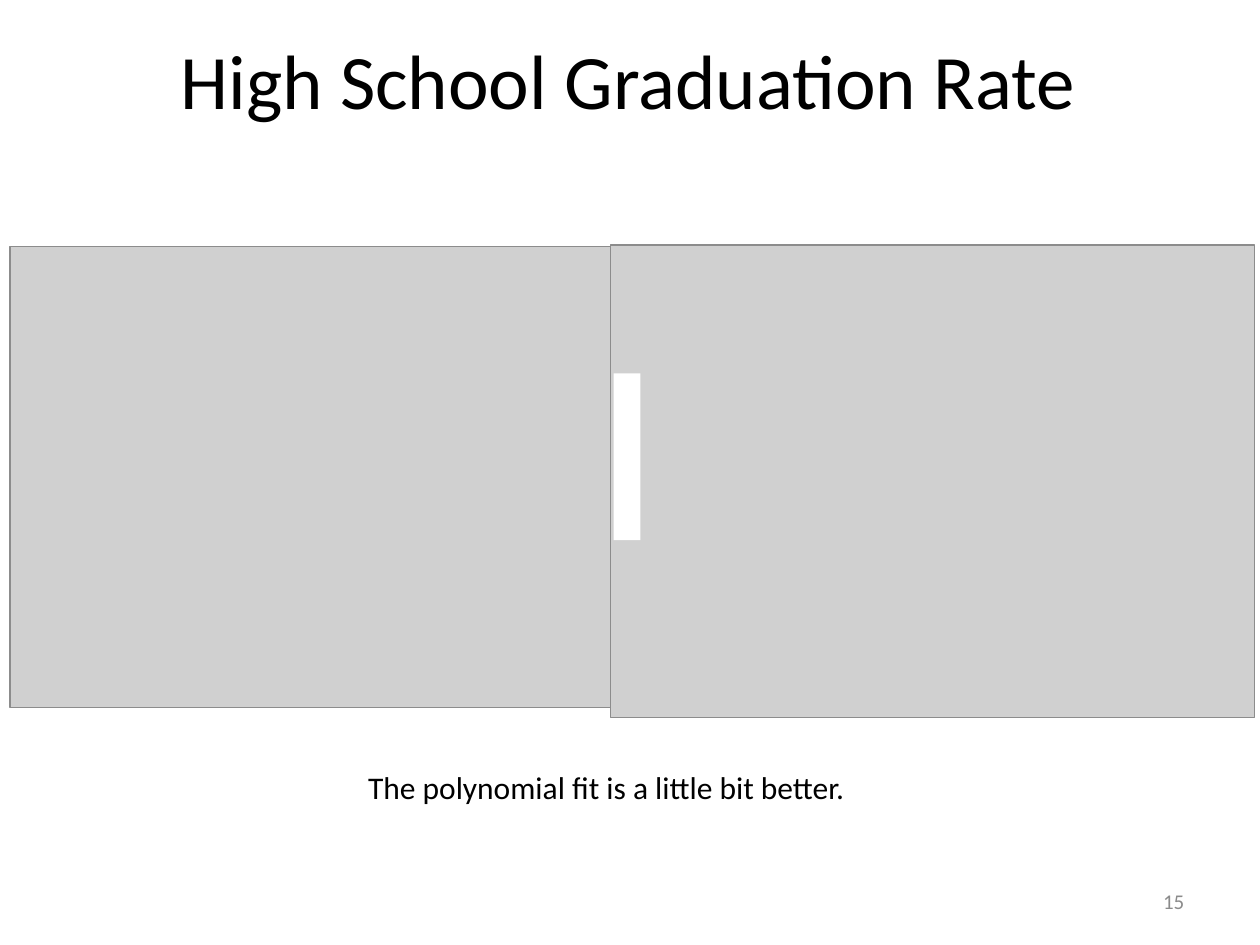
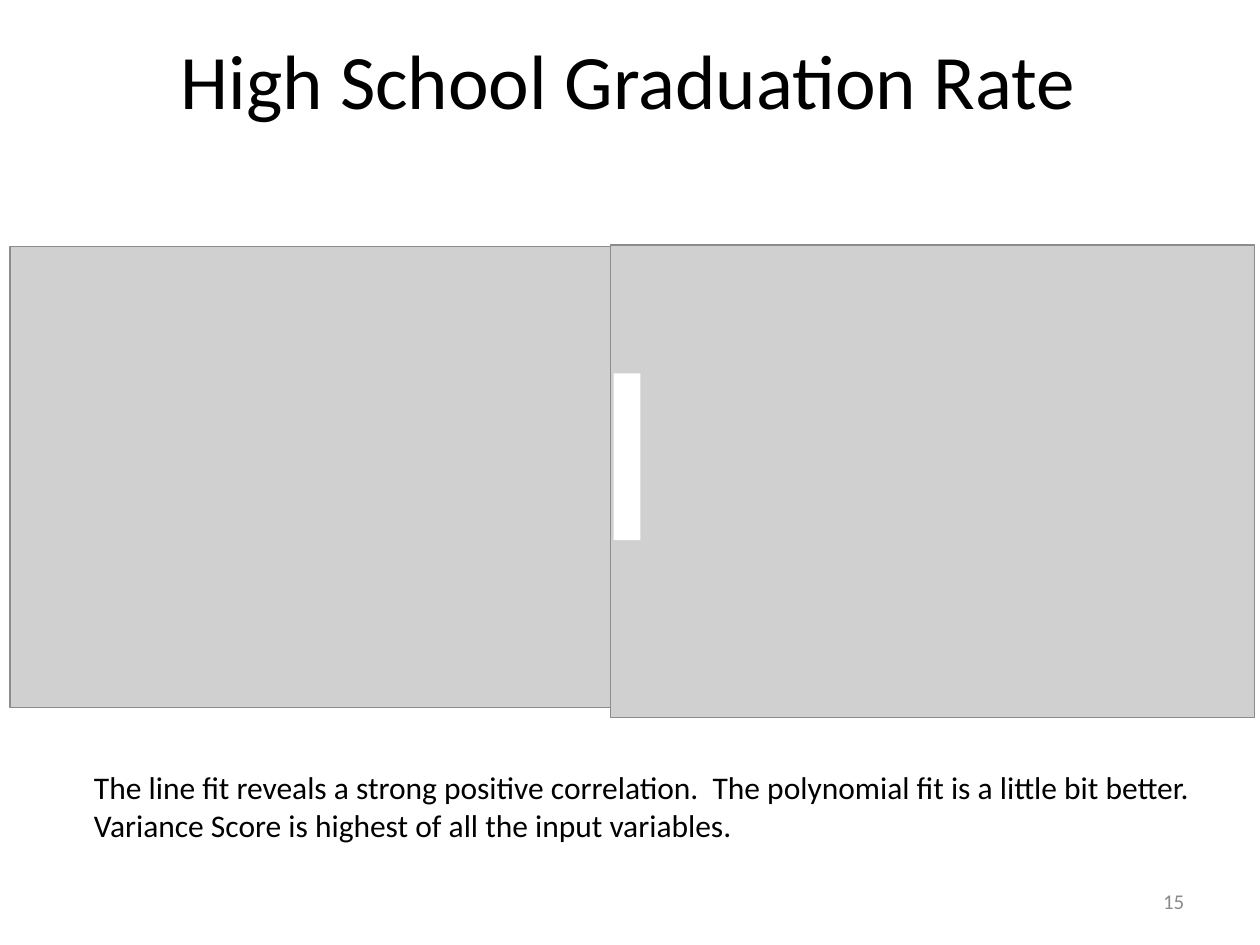
Before and after one commit to JeremyMcCormick/DAT_SF_14, a slide deck: slide 15 of myproject/Murder.pptx. Drawn at 1260x945 pixels with LibreOffice and Linux fonts; fonts in the diff are those of the drawing; grey boxes stand for pictures. Boxes give left, top, right and bottom in pixels: in the first picture for what was removed or moved away, otherwise in the second. Text is boxed around its words. In the diff, an @@ line names an element or a change of style, - is before the commit and + after.

```diff
--- a/myproject/Murder.pptx
+++ b/myproject/Murder.pptx
@@ text at (94, 777, 1189, 843): text changed @@
-The polynomial fit is a little bit better.
+The line fit reveals a strong positive correlation. The polynomial fit is a little bit better. Variance Score is highest of all the input variables.
```
Also in this commit, not shown: 15 other slides changed, 1 other file.
